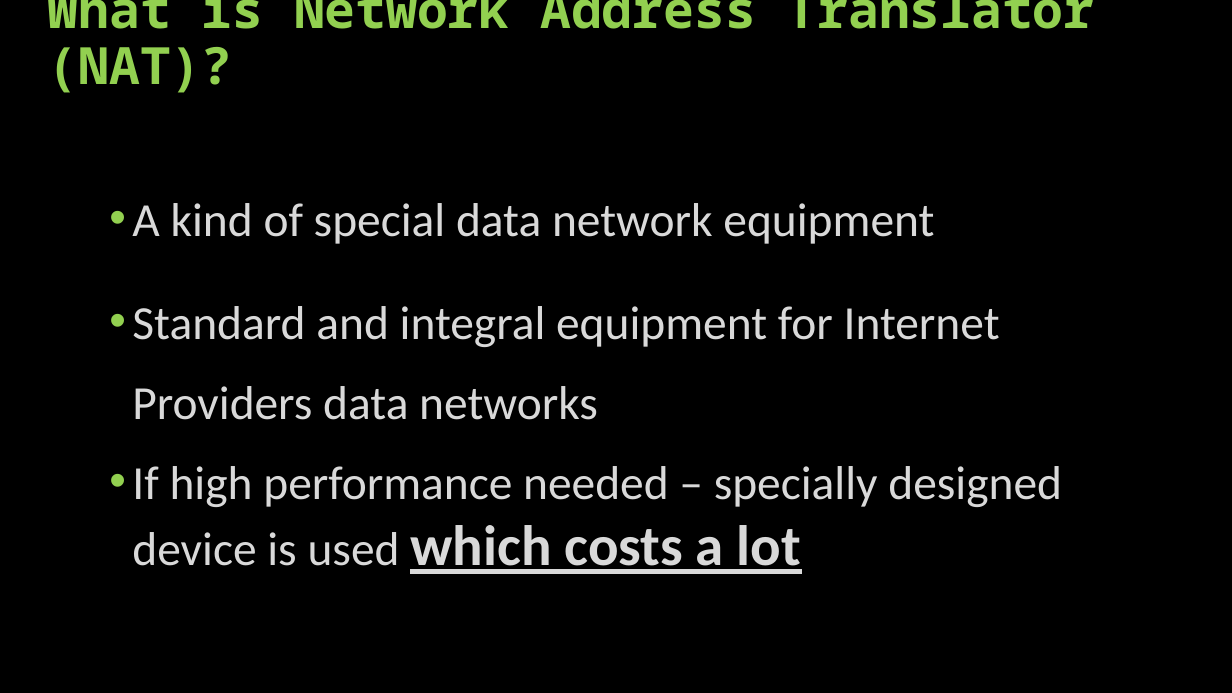
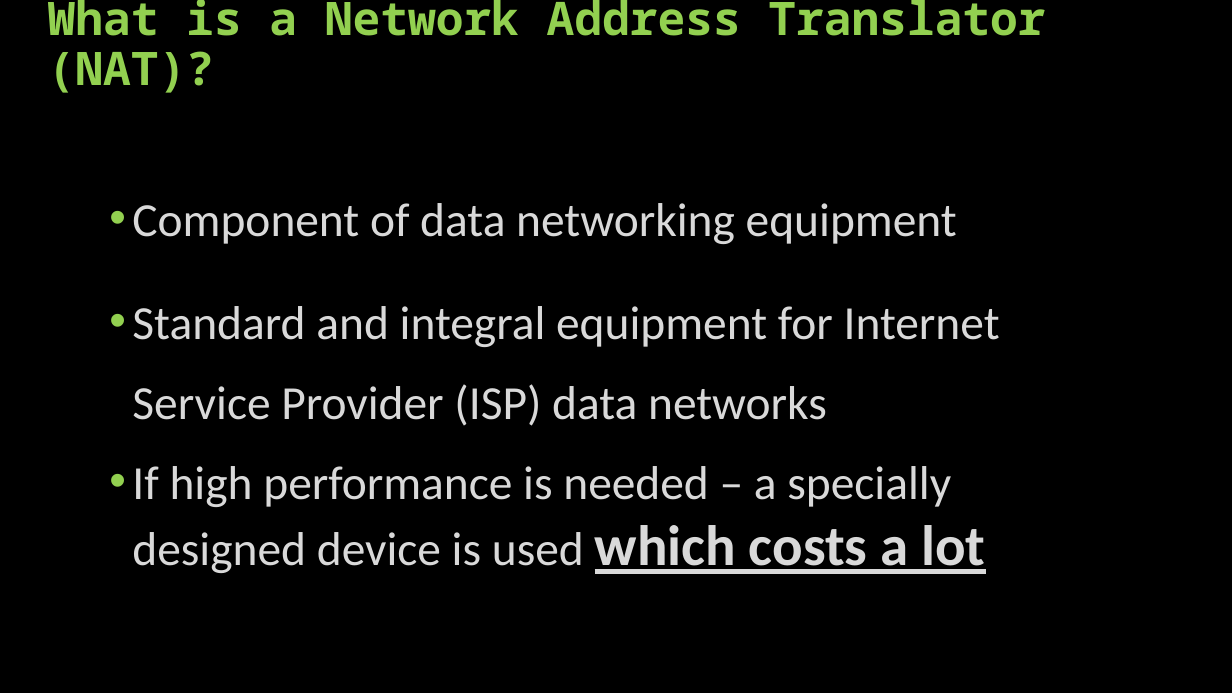
Before and after one commit to denis-plotnikov/nat_results, a slide deck: slide 2 of Network Address Translator presentation.pptx. Drawn at 1232x693 pixels with LibreOffice and Linux fonts; fonts in the diff are those of the drawing. Boxes give left, top, right and bottom in pixels: in the first picture for what was removed or moved away, otherwise in the second. Text is boxed around its words. In the diff, an @@ line names an element or a change of style, - is before the commit and + after.

```diff
--- a/Network Address Translator presentation.pptx
+++ b/Network Address Translator presentation.pptx
@@ title at (48,0,1045,93): text changed; size 40 to 36 pt @@
-What is Network Address Translator (NAT)?
+What is a Network Address Translator (NAT)?
@@ text at (132,203,1000,574): text changed @@
-• A kind of special data network equipment
-• Standard and integral equipment for Internet Providers data networks
-• If high performance needed – specially designed device is used which costs a lot
+• Component of data networking equipment
+• Standard and integral equipment for Internet Service Provider (ISP) data networks
+• If high performance is needed – a specially designed device is used which costs a lot
```
Also in this commit, not shown: 10 other slides changed, 2 other files.
